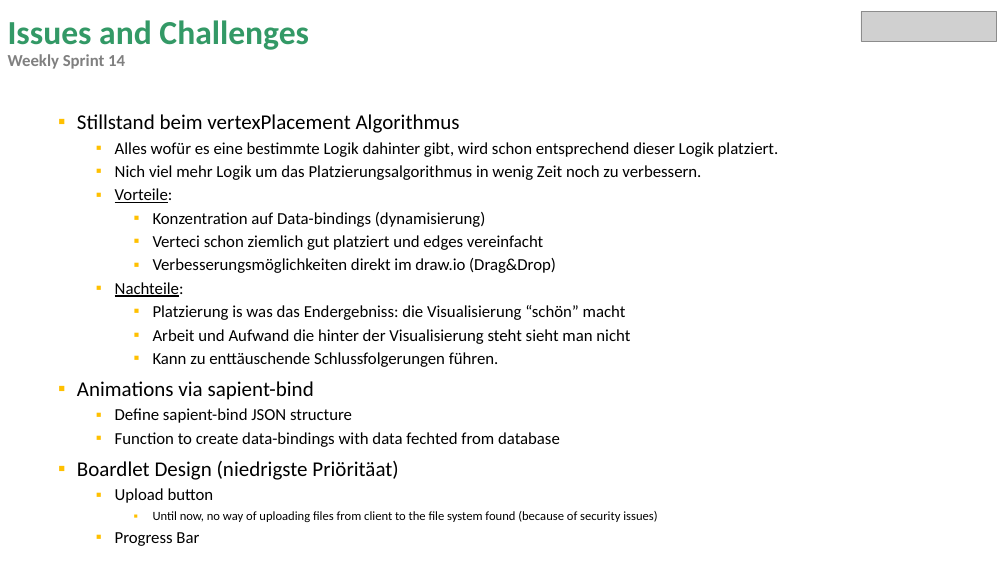
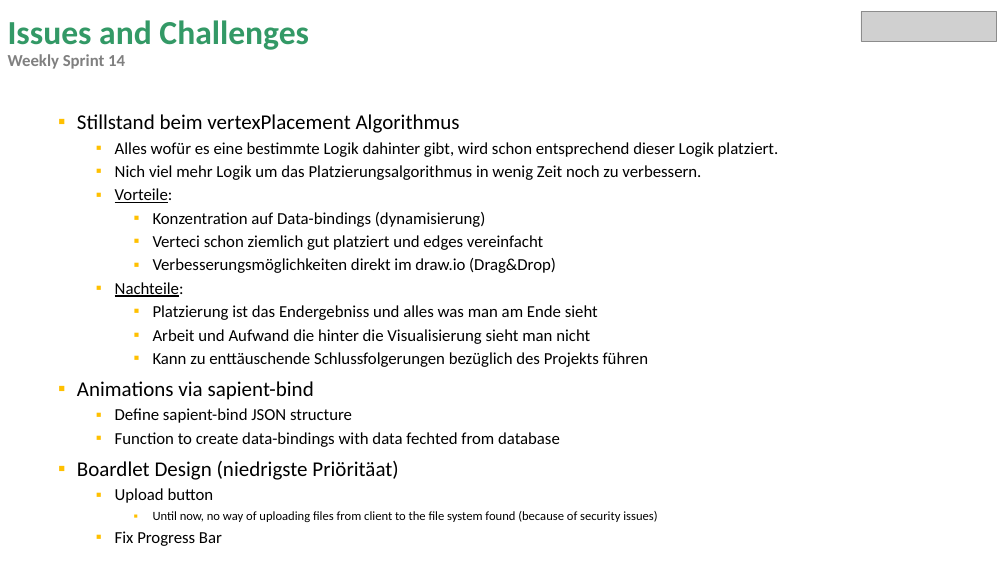
Before and after one commit to miguelrk/tum-mw-bachelorarbeit, a slide deck: slide 9 of 3 Entwicklungsphase/weekly_meeting_14.pptx (slide 10 before the commit). Drawn at 1008x567 pixels with LibreOffice and Linux fonts; fonts in the diff are those of the drawing; grey boxes stand for pictures. Boxes give left, top, right and bottom in pixels: in the first picture for what was removed or moved away, otherwise in the second. Text is boxed around its words. In the diff, an @@ line names an element or a change of style, - is before the commit and + after.

```diff
--- a/3 Entwicklungsphase/weekly_meeting_14.pptx
+++ b/3 Entwicklungsphase/weekly_meeting_14.pptx
@@ text at [153, 305, 648, 367]: text changed @@
-    ▪ Platzierung is was das Endergebniss: die Visualisierung “schön” macht
-    ▪ Arbeit und Aufwand die hinter der Visualisierung steht sieht man nicht
-    ▪ Kann zu enttäuschende Schlussfolgerungen führen.
+    ▪ Platzierung ist das Endergebniss und alles was man am Ende sieht
+    ▪ Arbeit und Aufwand die hinter die Visualisierung sieht man nicht
+    ▪ Kann zu enttäuschende Schlussfolgerungen bezüglich des Projekts führen
@@ text at [115, 531, 222, 546]: text changed @@
-  ▪ Progress Bar
+  ▪ Fix Progress Bar
```
Also in this commit, not shown: 5 other slides changed, 2 slides added, 3 slides removed, 11 other files.
